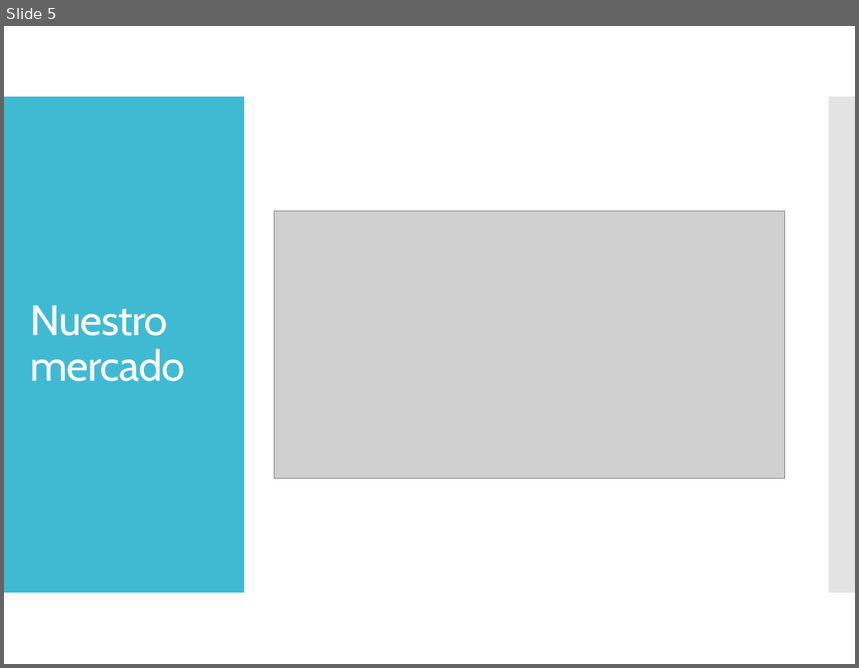
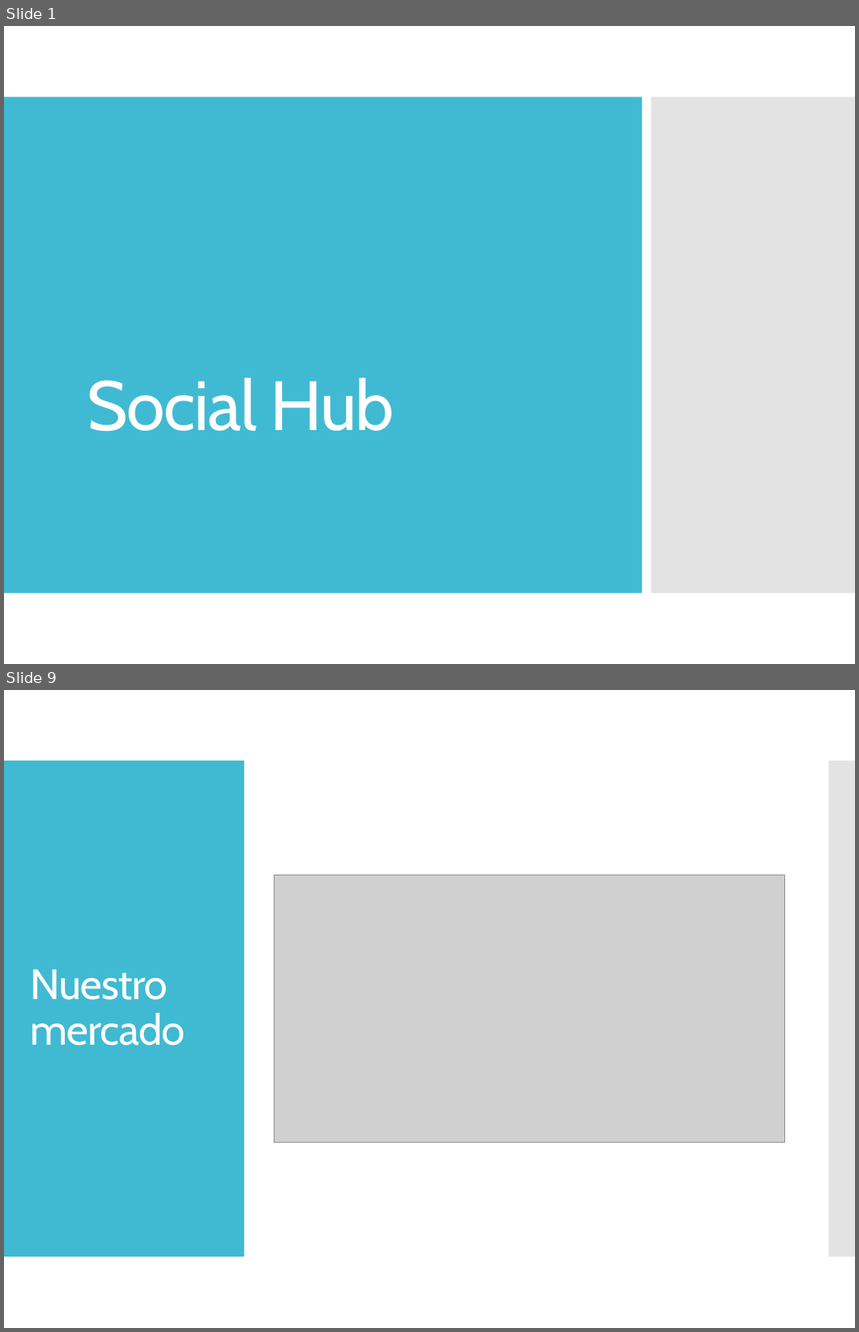
Before and after one commit to dschenkelman/taller-proyectos, a slide deck: Assets/Presentación negocio.pptx. Shown one above the other, each under a label of ours: slide 5 before the commit, slides 1 and 9 after it; the slides between them are not shown. The pictures are 859x668 and 859x1332 pixels, drawn with LibreOffice and Linux fonts; fonts in the diff are those of the drawing; grey boxes stand for pictures. Boxes give left, top, right and bottom in pixels: in the first picture for what was removed or moved away, otherwise in the second. Text is boxed around its words. In the diff, an @@ line names an element or a change of style, - is before the commit and + after.

```diff
--- a/Assets/Presentación negocio.pptx
+++ b/Assets/Presentación negocio.pptx
@@ slide 1 added at (x1=4, y1=26, x2=855, y2=664), background #FFFFFF @@
@@ rectangle added at (x1=4, y1=97, x2=642, y2=593), fill #40BAD2 @@
@@ rectangle added at (x1=651, y1=97, x2=855, y2=593), fill #C8C8C8 at 50% opacity @@
@@ title added at (x1=87, y1=378, x2=395, y2=432), 59 pt, text #FFFFFF @@
+Social Hub
@@ what was slide 5 is now slide 9 @@
```
Also in this commit, not shown: 11 slides changed, 4 other slides added, 2 slides removed.
